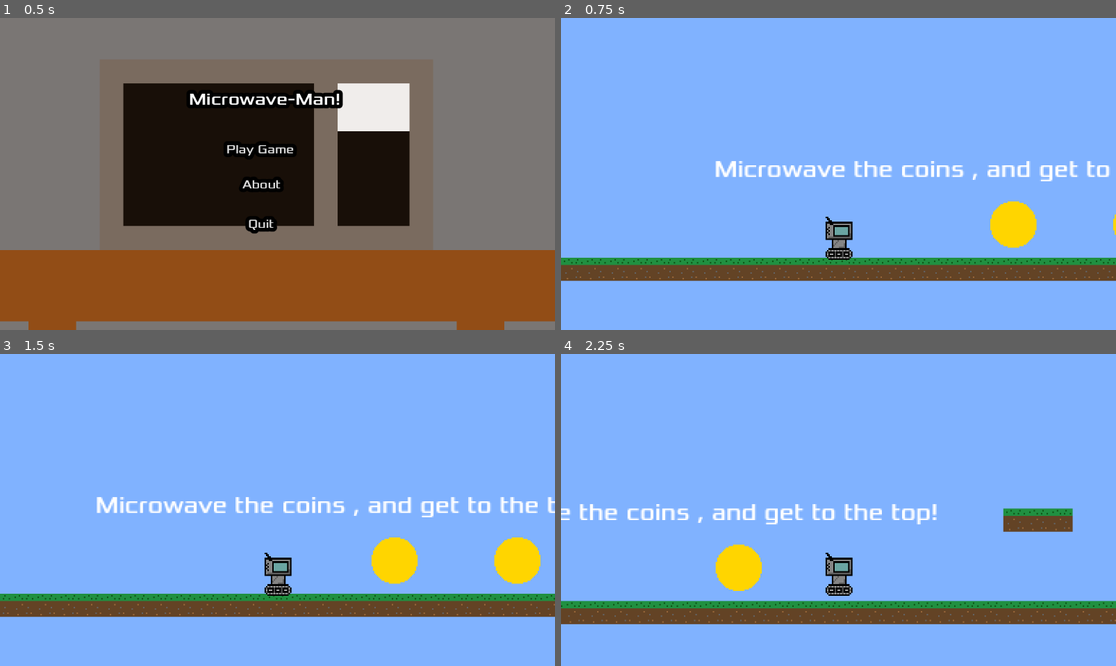
Above: before the commit, frames 1-4 (two rows, left to right).
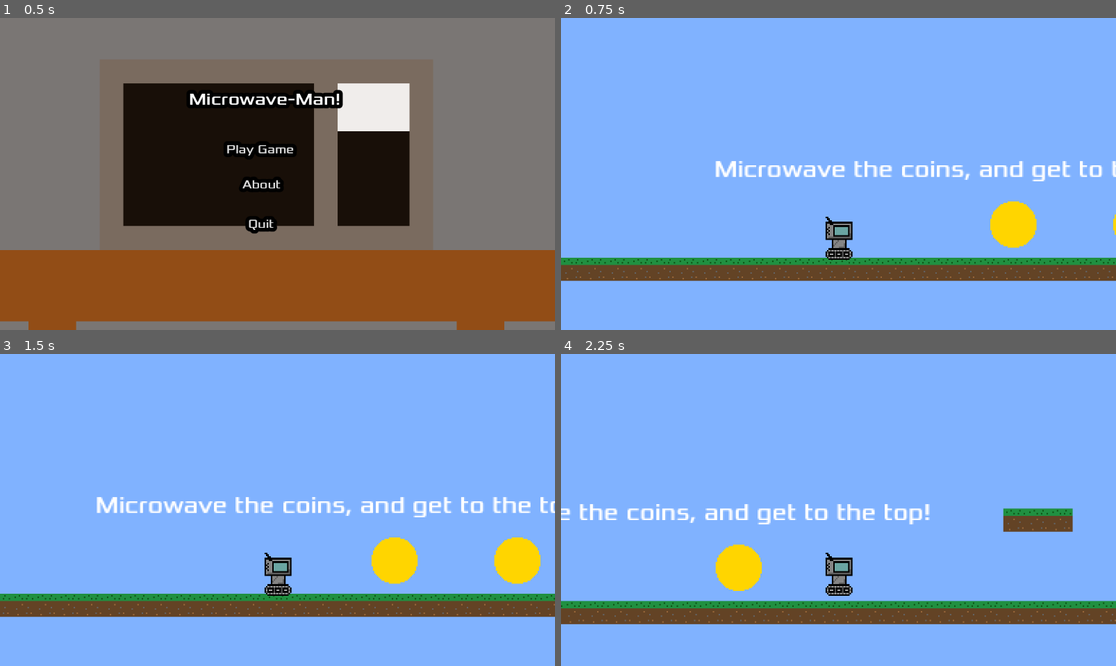
Above: after the commit, the same moments.

Repository: TitledGames/Microwave-Man
Game: Godot game, scene res://main_menu.tscn
Same seed, same stepped clock (60 frames per second), same inputs: the game is played once before the commit and once after it.
Inputs:
- Up to frame 1 (0.5 s): no input
- Up to frame 2 (0.75 s): click "Play Game" at 0.5 s
- Up to frame 3 (1.5 s): tap Enter at 1.25 s; hold Right (move_right) from 1.28 s (still down)
- Up to frame 4 (2.25 s): keep holding Right (move_right); tap Space (jump) at 1.52 s

Frame 1 is identical in both runs. In frame 2, 0.8% of the frame differs, in the area x 72-100%, y 45-53%; in frame 3, 1.0%; in frame 4, 1.3%, in the area x 23-68%, y 48-55%.

Commit message:
Update main.tscn
remove space

Signed-off-by: project516 <project516@project516.dev>

Diff:
--- a/main.tscn
+++ b/main.tscn
@@ -58,7 +58,7 @@
 offset_right = -161.0
 offset_bottom = 445.0
 theme_override_fonts/font = ExtResource("4_lquwl")
-text = "Microwave the coins , and get to the top!"
+text = "Microwave the coins, and get to the top!"
 
 [node name="Player" parent="." instance=ExtResource("1_ig7tw")]
 position = Vector2(-589, 471.99997)
